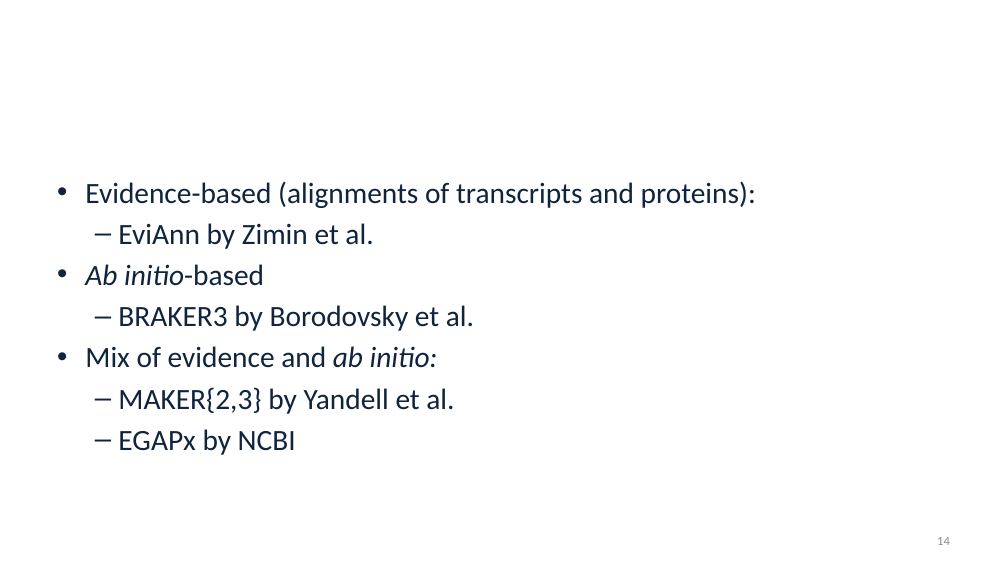
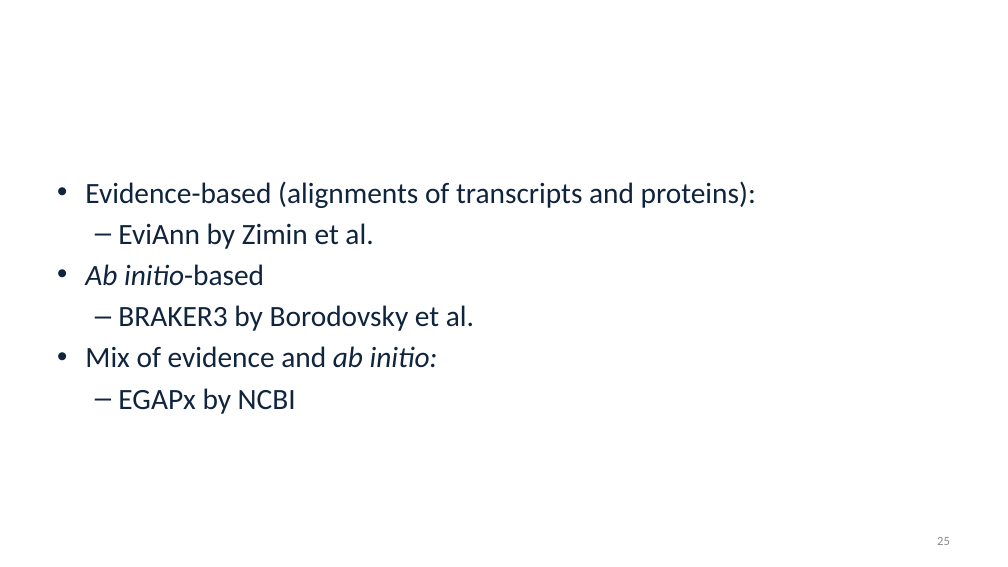
Before and after one commit to alekseyzimin/BME-Algorithms-for-Analysis-of-Genomic-Data, a slide deck: slide 25 of Lectures/Week 13 -- Genome Annotation Variant Calling Pan-genomes.pptx (slide 14 before the commit). Drawn at 1008x567 pixels with LibreOffice and Linux fonts; fonts in the diff are those of the drawing; background and template pictures are left out. Boxes give left, top, right and bottom in pixels: in the first picture for what was removed or moved away, otherwise in the second. Text is boxed around its words. In the diff, an @@ line names an element or a change of style, - is before the commit and + after.

```diff
--- a/Lectures/Week 13 -- Genome Annotation Variant Calling Pan-genomes.pptx
+++ b/Lectures/Week 13 -- Genome Annotation Variant Calling Pan-genomes.pptx
@@ text at (118, 387, 454, 414): paragraph removed @@
-  – MAKER{2,3} by Yandell et al.
@@ page number at (937, 537, 950, 545): text changed @@
-14
+25
```
Also in this commit, not shown: 9 other slides changed, 11 slides added, 1 other file.
